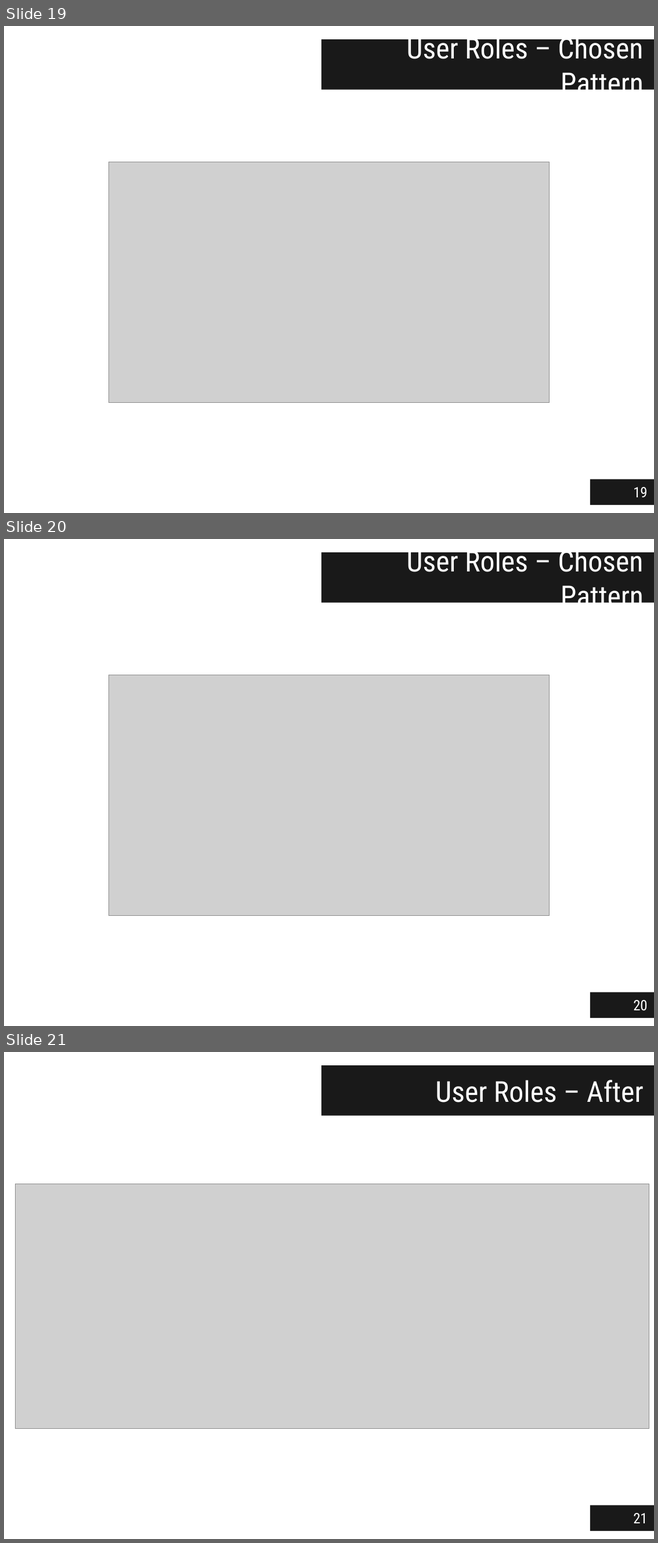
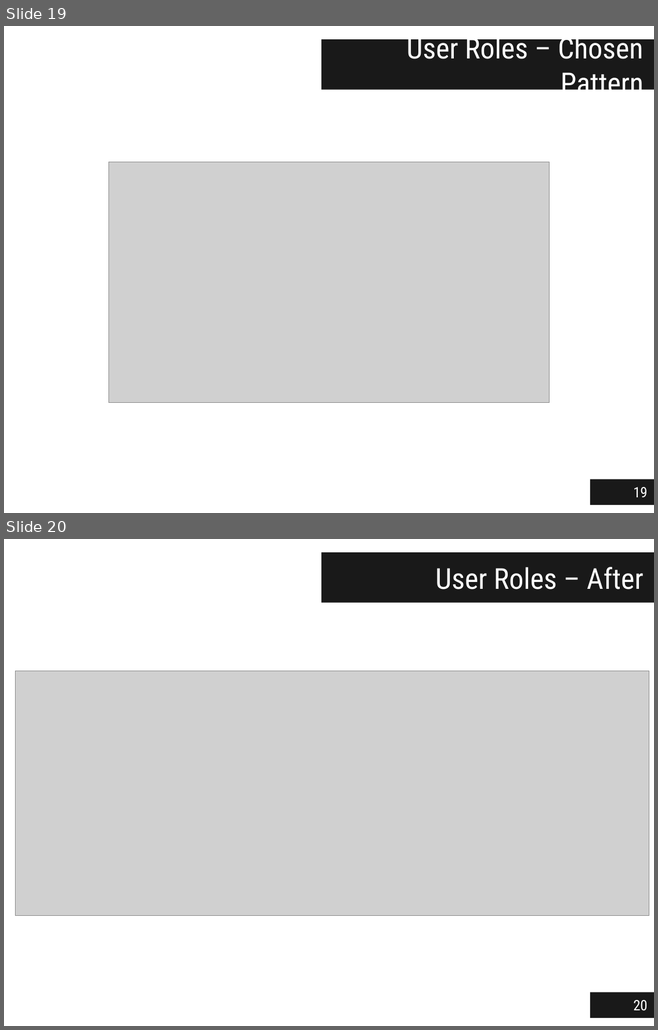
Before and after one commit to jgradim/thesis, a slide deck: presentations/jgradim-presentation.pptx. Shown one above the other, each under a label of ours: slides 19, 20 and 21 before the commit, slides 19 and 20 after it. The pictures are 658x1543 and 658x1030 pixels, drawn with LibreOffice and Linux fonts; fonts in the diff are those of the drawing; grey boxes stand for pictures. Boxes give left, top, right and bottom in pixels: in the first picture for what was removed or moved away, otherwise in the second. Text is boxed around its words. In the diff, an @@ line names an element or a change of style, - is before the commit and + after.

```diff
--- a/presentations/jgradim-presentation.pptx
+++ b/presentations/jgradim-presentation.pptx
@@ slide 20 removed at [4, 539, 654, 1026], background #FFFFFF @@
@@ title removed at [321, 553, 654, 603] @@
-User Roles – Chosen Pattern
@@ picture removed at [108, 675, 549, 916] @@
@@ page number removed at [590, 993, 654, 1019] @@
-20
@@ what was slide 21 is now slide 20 @@
@@ page number at [633, 1000, 647, 1011]: text changed @@
-21
+20
```
